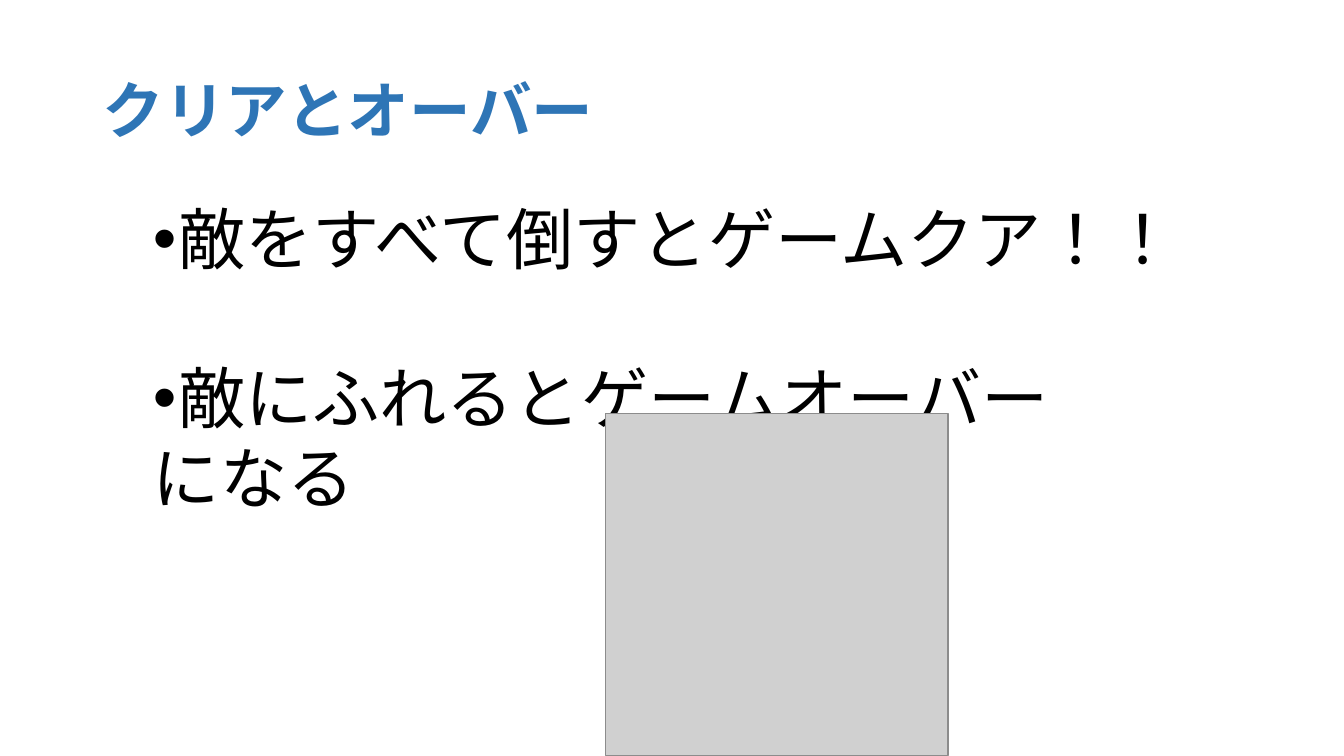
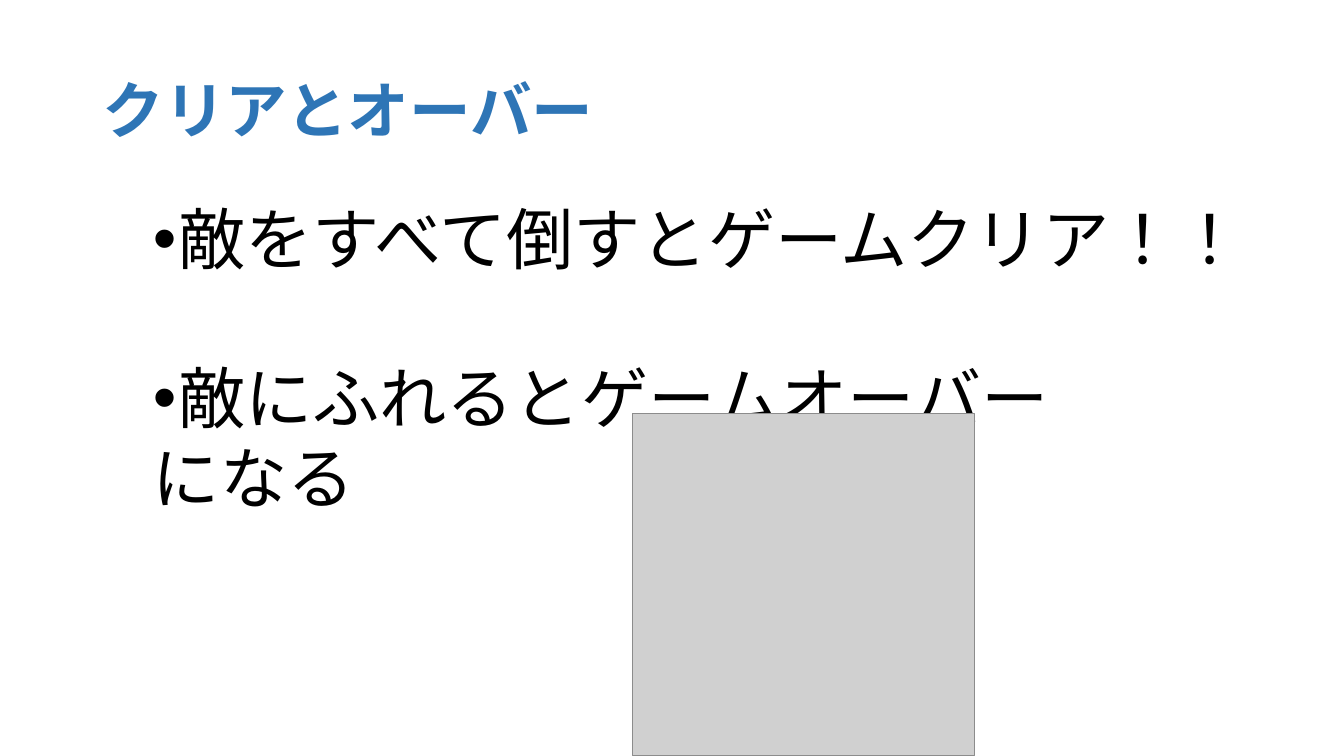
Before and after one commit to yndyk/-, a slide deck: slide 10 of フェンビー.pptx. Drawn at 1344x756 pixels with LibreOffice and Linux fonts; fonts in the diff are those of the drawing; grey boxes stand for pictures. Boxes give left, top, right and bottom in pixels: in the first picture for what was removed or moved away, otherwise in the second. Text is boxed around its words. In the diff, an @@ line names an element or a change of style, - is before the commit and + after.

Commit message:
ゲームクアをゲームクリアに修正

```diff
--- a/フェンビー.pptx
+++ b/フェンビー.pptx
@@ text at (178, 207, 1244, 270): text changed @@
-  • 敵をすべて倒すとゲームクア！！
+  • 敵をすべて倒すとゲームクリア！！
@@ picture: place and size @@
-picture at (606, 413, 949, 756)
+picture at (632, 413, 975, 756)
```
